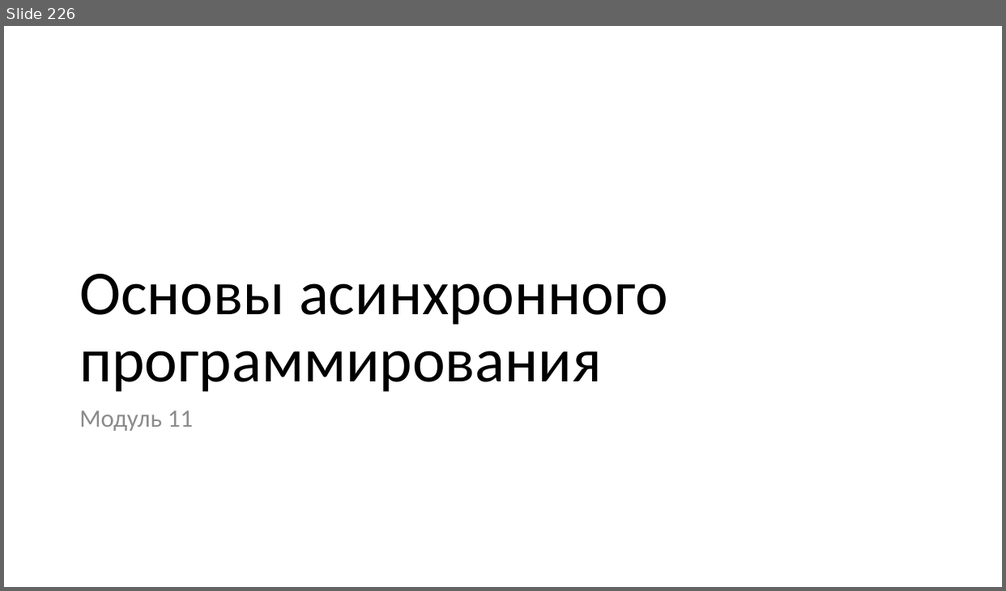
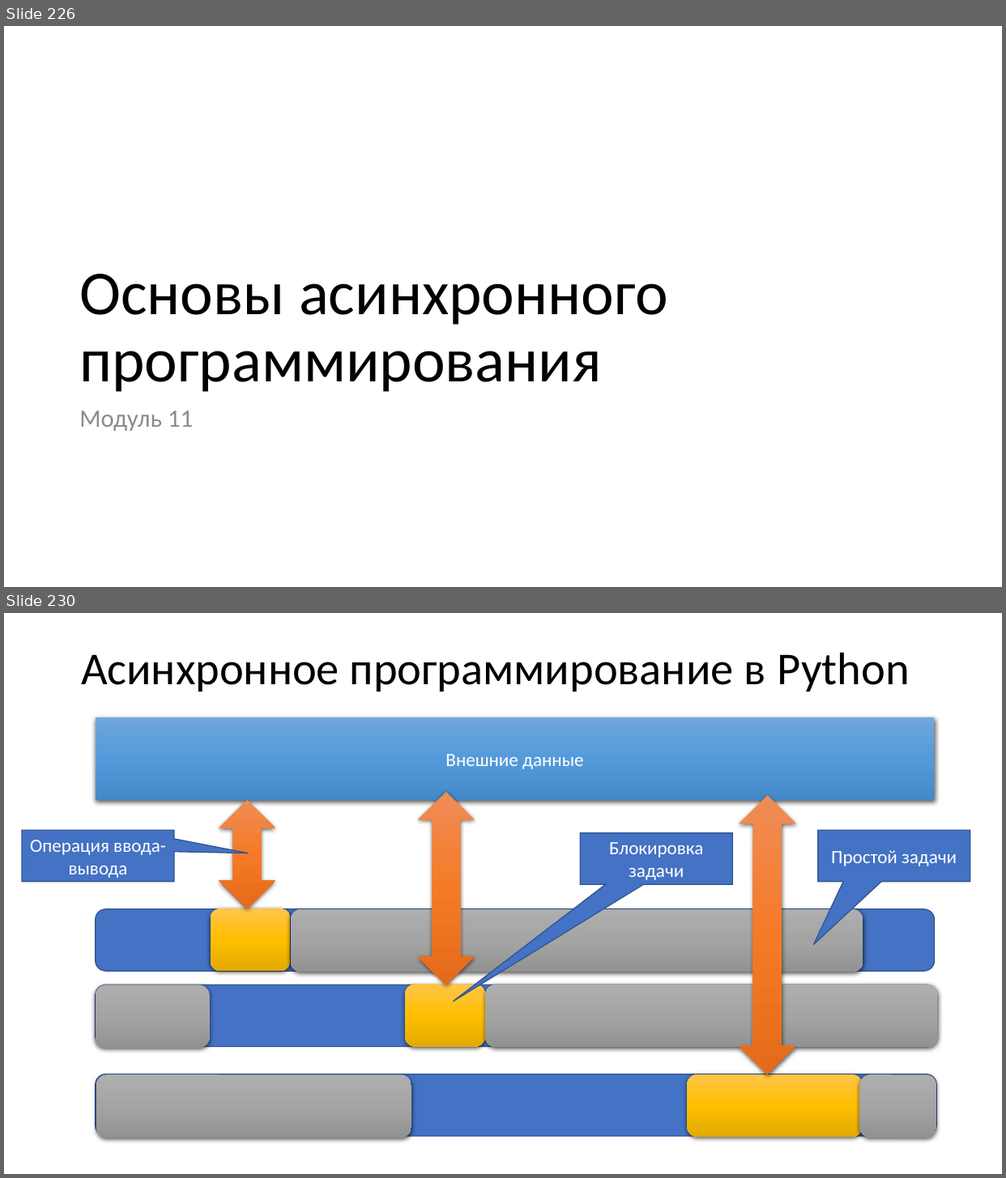
Before and after one commit to paveltsytovich/telegram-course, a slide deck: Presentation/Разработка ботов для телеграмм на Python.pptx. Shown one above the other, each under a label of ours: slide 226 before the commit, slides 226 and 230 after it; the slides between them are not shown. The pictures are 1006x591 and 1006x1178 pixels, drawn with LibreOffice and Linux fonts; fonts in the diff are those of the drawing. Boxes give left, top, right and bottom in pixels: in the first picture for what was removed or moved away, otherwise in the second. Text is boxed around its words. In the diff, an @@ line names an element or a change of style, - is before the commit and + after.

Commit message:
Теория про асинхронное программирование

```diff
--- a/Presentation/Разработка ботов для телеграмм на Python.pptx
+++ b/Presentation/Разработка ботов для телеграмм на Python.pptx
@@ slide 230 added at (4,613,1002,1174), background #FFFFFF @@
@@ title added at (81,652,910,692), 44 pt, text #000000 @@
+Асинхронное программирование в Python
@@ rectangle added at (96,717,935,800), fill gradient #71A6DB to #559BDB to #448ACA, 18 pt, text #FFFFFF @@
+Внешние данные
@@ up down arrow added at (219,800,275,909), fill gradient #F18C57 to #F67B28 to #E56C19 @@
@@ up down arrow added at (418,792,475,985), fill gradient #F18C57 to #F67B28 to #E56C19 @@
@@ up down arrow added at (739,796,796,1075), fill gradient #F18C57 to #F67B28 to #E56C19 @@
@@ speech box added at (22,830,174,882), fill #4472C4, outline #325491 1 pt, 18 pt, text #FFFFFF @@
+Операция ввода-вывода
@@ speech box added at (818,830,970,882), fill #4472C4, outline #325491 1 pt, 18 pt, text #FFFFFF @@
+Простой задачи
@@ speech box added at (581,833,732,884), fill #4472C4, outline #325491 1 pt, 18 pt, text #FFFFFF @@
+Блокировка задачи
@@ rounded rectangle added at (96,909,935,972), fill #4472C4, outline #325491 1 pt @@
@@ rounded rectangle added at (211,909,291,972), fill gradient #FFC64B to #FFC000 to #E3AB00 @@
@@ rounded rectangle added at (291,909,863,973), fill gradient #AFAFAF to #A5A5A5 to #939393 @@
@@ rounded rectangle added at (96,985,937,1047), fill #4472C4, outline #325491 1 pt @@
@@ rounded rectangle added at (96,985,209,1048), fill gradient #AFAFAF to #A5A5A5 to #939393 @@
@@ rounded rectangle added at (405,984,485,1047), fill gradient #FFC64B to #FFC000 to #E3AB00 @@
@@ rounded rectangle added at (485,985,938,1048), fill gradient #AFAFAF to #A5A5A5 to #939393 @@
@@ rounded rectangle added at (96,1075,937,1137), fill #4472C4, outline #325491 1 pt @@
@@ rounded rectangle added at (96,1075,411,1138), fill gradient #AFAFAF to #A5A5A5 to #939393 @@
@@ rounded rectangle added at (688,1075,863,1138), fill gradient #FFC64B to #FFC000 to #E3AB00 @@
@@ rounded rectangle added at (859,1075,937,1138), fill gradient #AFAFAF to #A5A5A5 to #939393 @@
```
Also in this commit, not shown: 1 slide changed, 3 other slides added.
